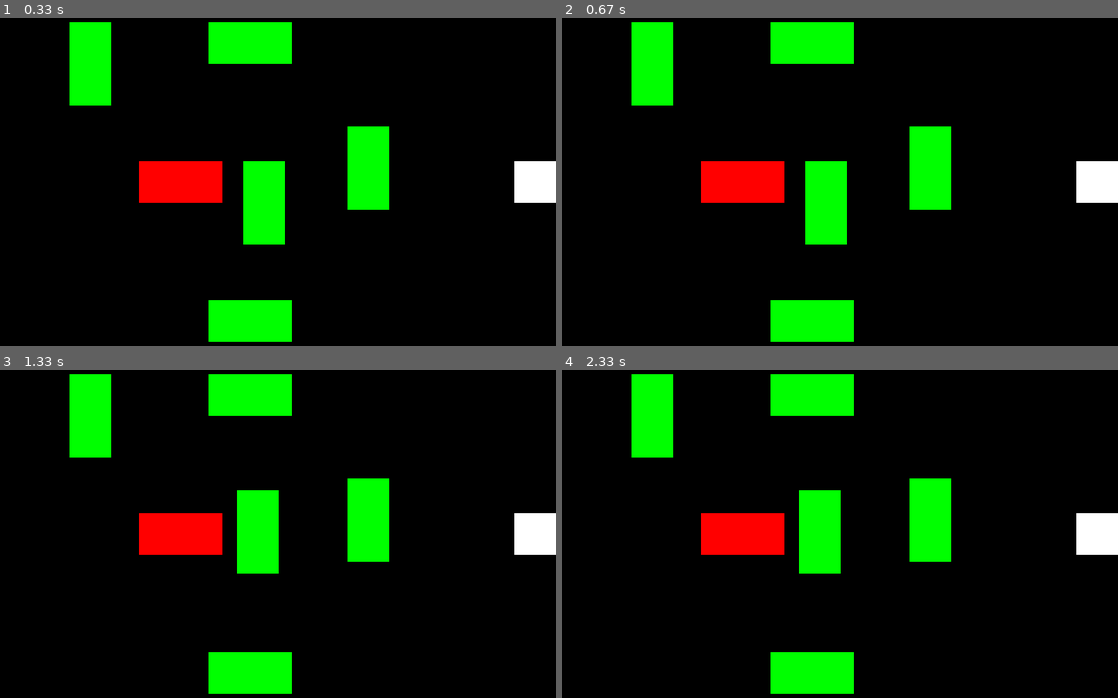
Above: before the commit, frames 1-4 (two rows, left to right).
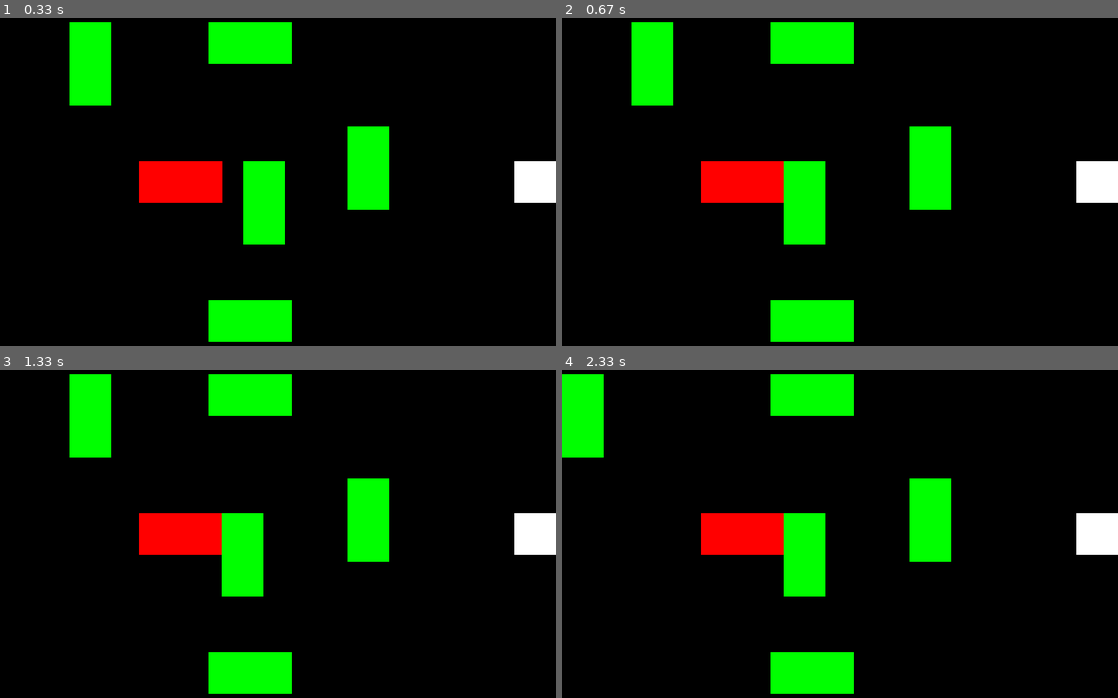
Above: after the commit, the same moments.

Repository: Axel1022/Car-Puzzle
Game: pygame game, started from import pygame.py
Same seed, same stepped clock (60 frames per second), same inputs: the game is played once before the commit and once after it.
Inputs (mouse positions are in pixels of both pictures, inside the frame that each line leads up to):
- Up to frame 1 (0.33 s): no input
- Up to frame 2 (0.67 s): click (828, 201) at 0.38 s
- Up to frame 3 (1.33 s): click (255, 530) at 0.72 s
- Up to frame 4 (2.33 s): click (650, 415) at 2.05 s

Frame 1 is identical in both runs. In frame 2, 2.0% of the frame differs, in the area x 39-52%, y 43-70%; in frame 3, 2.1%; in frame 4, 5.9%, in the area x 0-51%, y 1-70%.

Commit message:
cuarto intento

Diff:
--- a/import pygame.py
+++ b/import pygame.py
@@ -37,7 +37,6 @@
     Car(GREEN, 120, 60, 300, 500),
     Car(GREEN, 60, 120, 350, 300),
     Car(GREEN, 60, 120, 500, 250),
-
 ]
 
 # Crear la salida
@@ -49,7 +48,6 @@
 all_sprites.add(*green_cars)
 
 # Bucle principal
-#hay que hacer que los verdes se muevan correctamente
 running = True
 while running:
     for event in pygame.event.get():
@@ -59,13 +57,23 @@
             if event.button == 1:
                 for car in green_cars:
                     if car.rect.collidepoint(event.pos):
-                        x_change = event.pos[0] - car.rect.centerx
-                        y_change = event.pos[1] - car.rect.centery
-                        if 0 <= car.rect.x + x_change <= 800 - car.rect.width\
-                            and 0 <= car.rect.y + y_change <= 600 - car.rect.height\
-                            and not any(car.rect.colliderect(other_car.rect) for other_car in green_cars if other_car != car):
-                            car.move(x_change, y_change)
+                        # Verificar si se debe mover hacia adelante o hacia atrás
+                        if event.pos[0] > car.rect.centerx:
+                            x_change = 1
+                        else:
+                            x_change = -1
+                        # Mover el carro hasta que colisione con algo
+                        while (0 <= car.rect.x + x_change <= 800 - car.rect.width and
+                               not any(car.rect.colliderect(other_car.rect) for other_car in all_sprites if other_car != car) and
+                               not car.rect.colliderect(red_car.rect)):
+                            car.move(x_change, 0)
 
+                        # Si colisiona, invertir la dirección
+                        if car.rect.colliderect(red_car.rect):
+                            x_change *= -1
+                            while (0 <= car.rect.x + x_change <= 800 - car.rect.width and
+                                   not any(car.rect.colliderect(other_car.rect) for other_car in all_sprites if other_car != car)):
+                                car.move(x_change, 0)
 
     # Movimiento del auto rojo
     keys = pygame.key.get_pressed()
